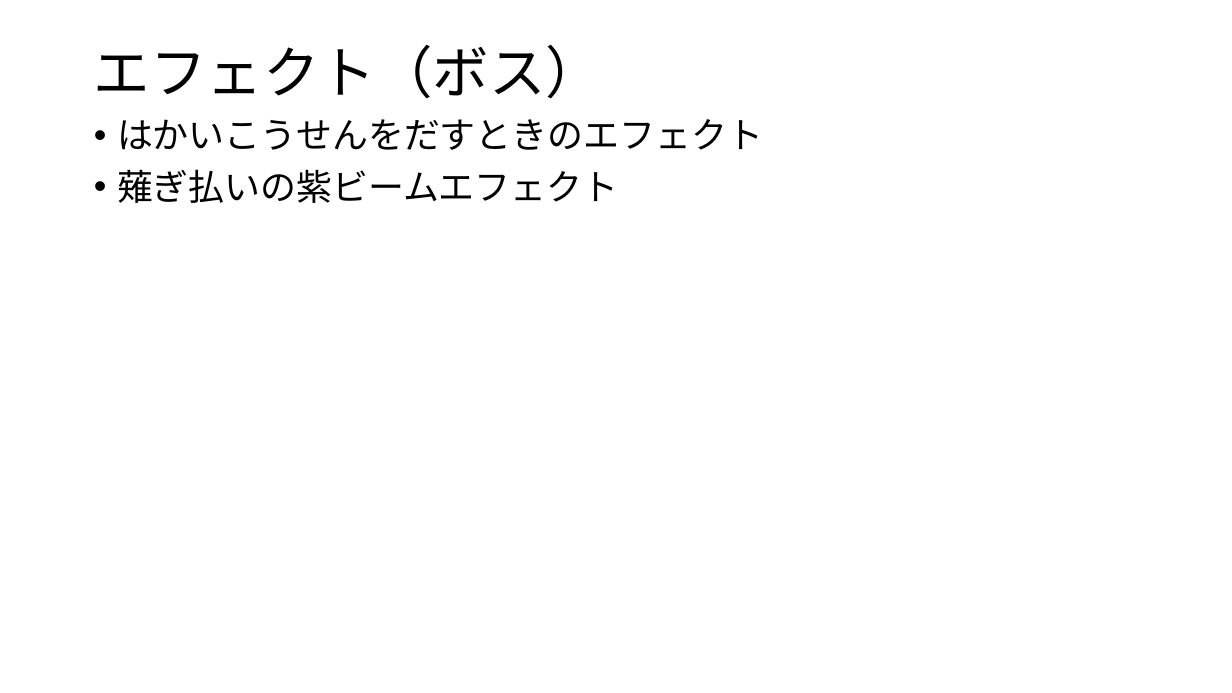
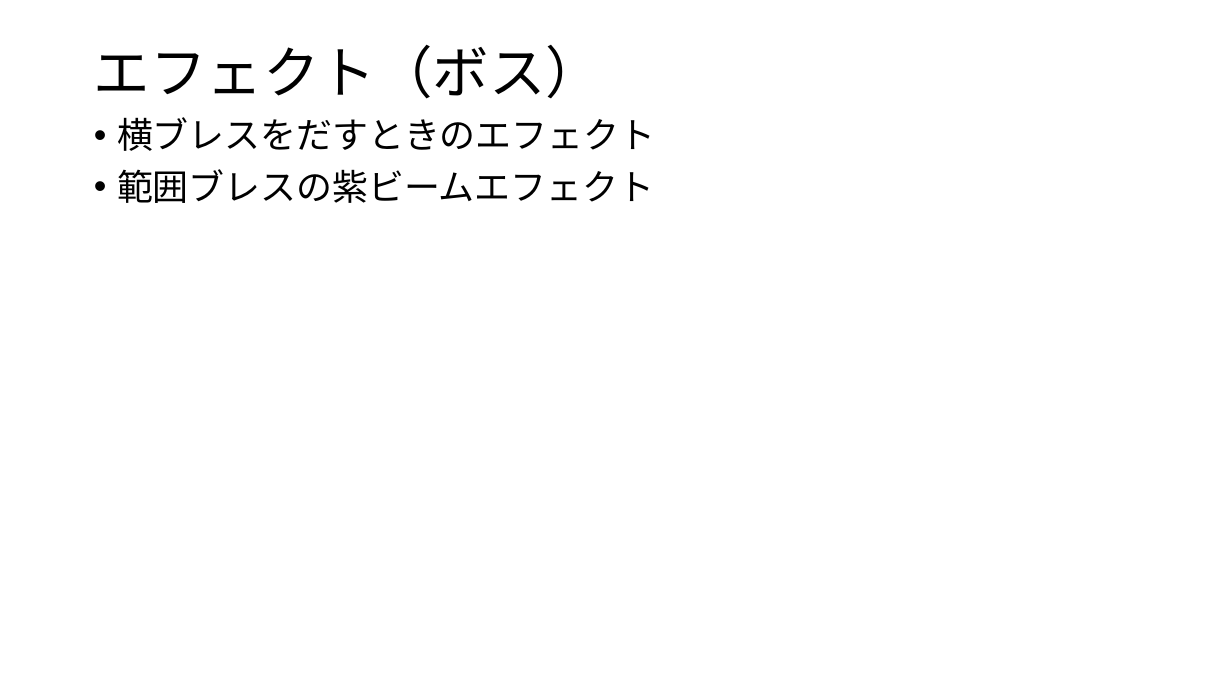
Before and after one commit to GCLUC2019/GameProject, a slide deck: slide 12 of 高松チーム/必要書類/仕様書/仕様書.pptx. Drawn at 1232x693 pixels with LibreOffice and Linux fonts; fonts in the diff are those of the drawing. Boxes give left, top, right and bottom in pixels: in the first picture for what was removed or moved away, otherwise in the second. Text is boxed around its words. In the diff, an @@ line names an element or a change of style, - is before the commit and + after.

```diff
--- a/高松チーム/必要書類/仕様書/仕様書.pptx
+++ b/高松チーム/必要書類/仕様書/仕様書.pptx
@@ text at (x1=117, y1=117, x2=655, y2=203): text changed @@
-• はかいこうせんをだすときのエフェクト
-• 薙ぎ払いの紫ビームエフェクト
+• 横ブレスをだすときのエフェクト
+• 範囲ブレスの紫ビームエフェクト
```
Also in this commit, not shown: 1 slide added.
